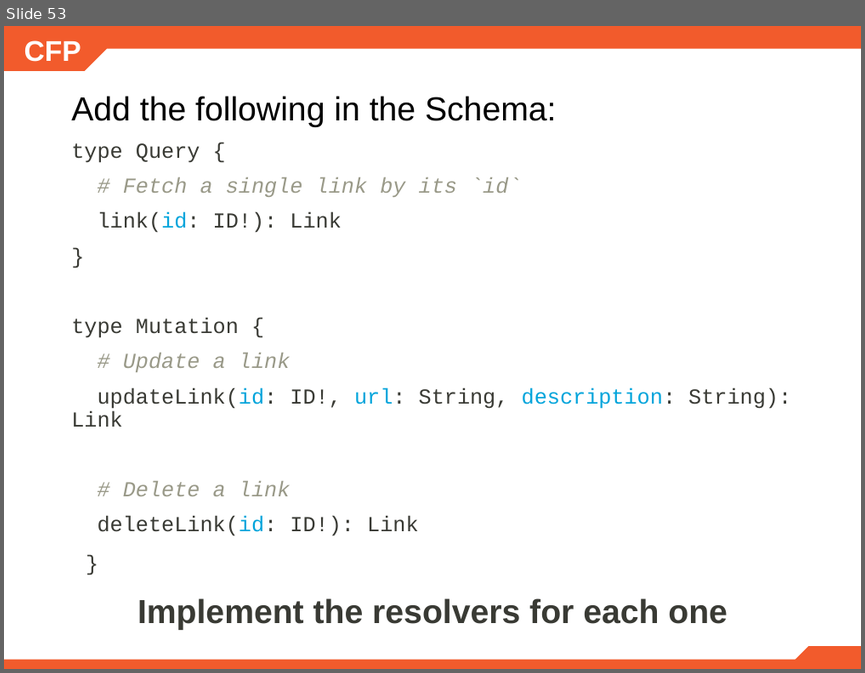
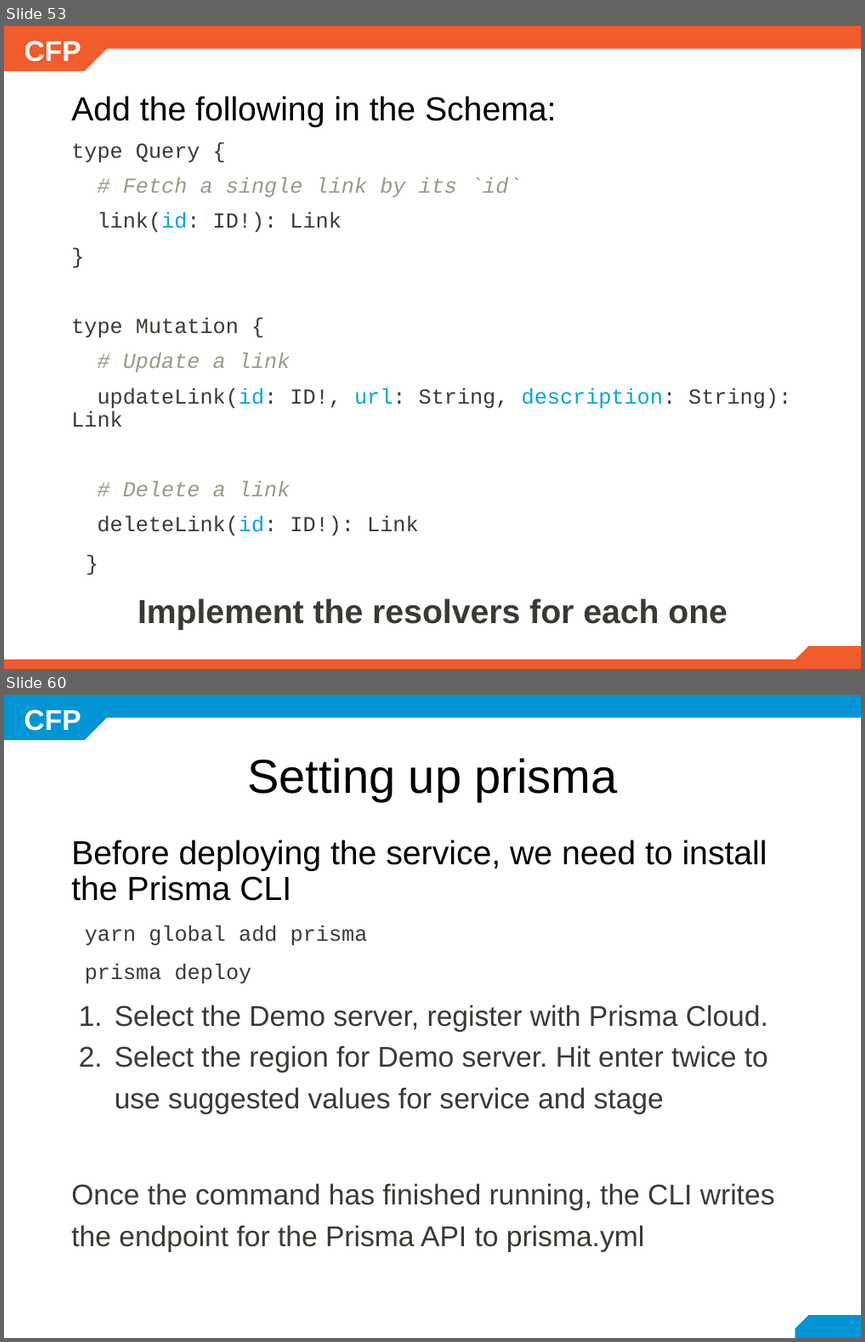
Before and after one commit to mariela21180/cfp-2019, a slide deck: modulo6/6.3.1/- GraphQL.pptx. Shown one above the other, each under a label of ours: slide 53 before the commit, slides 53 and 60 after it; the slides between them are not shown. The pictures are 865x673 and 865x1342 pixels, drawn with LibreOffice and Linux fonts; fonts in the diff are those of the drawing; background and template pictures are left out. Boxes give left, top, right and bottom in pixels: in the first picture for what was removed or moved away, otherwise in the second. Text is boxed around its words. In the diff, an @@ line names an element or a change of style, - is before the commit and + after.

```diff
--- a/modulo6/6.3.1/- GraphQL.pptx
+++ b/modulo6/6.3.1/- GraphQL.pptx
@@ slide 60 added at <box>4,695,861,1338</box>, background #FFFFFF; not listed: 1 template element that a slide beside it also shows @@
@@ snip rect added at <box>4,695,107,740</box>, fill #0195D6 @@
@@ rectangle added at <box>100,695,861,718</box>, fill #0195D6 @@
@@ title added at <box>247,758,618,801</box>, 40 pt, text #000000 @@
+Setting up prisma
@@ text added at <box>71,839,775,1252</box>, 24 pt, text #393A34 @@
+Before deploying the service, we need to install the Prisma CLI
+yarn global add prisma
+prisma deploy
+1. Select the Demo server, register with Prisma Cloud.
+2. Select the region for Demo server. Hit enter twice to use suggested values for service and stage
+Once the command has finished running, the CLI writes the endpoint for the Prisma API to prisma.yml
@@ snip rect added at <box>794,1315,861,1338</box>, fill #0195D6 @@
```
Also in this commit, not shown: 1 slide changed, 38 other slides added, 1 other file.
